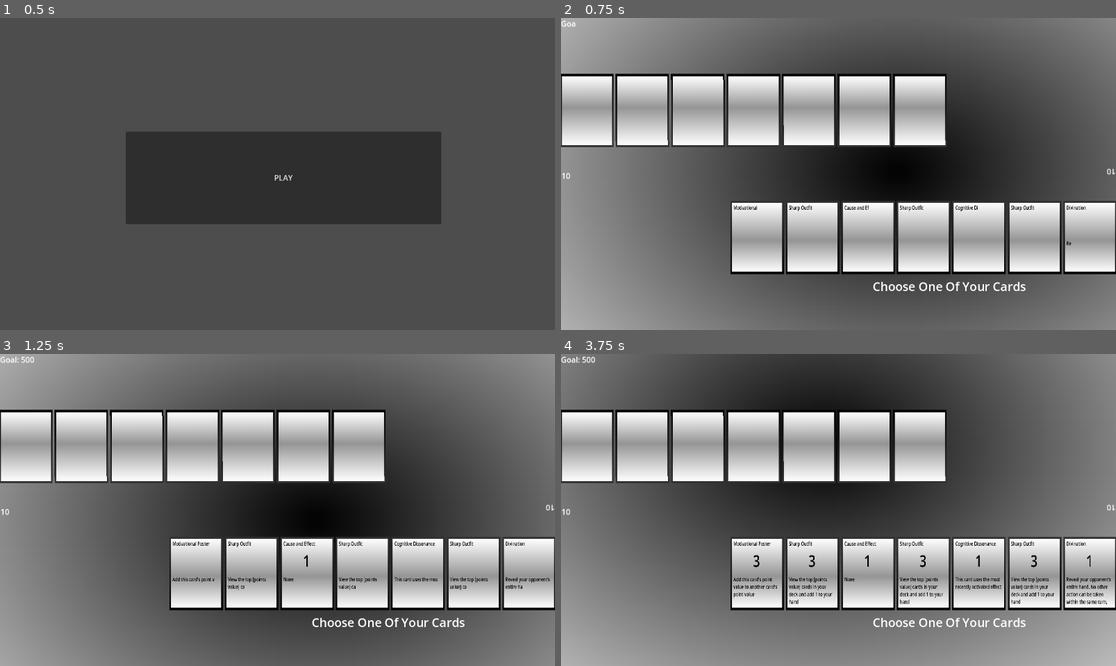
Above: before the commit, frames 1-4 (two rows, left to right).
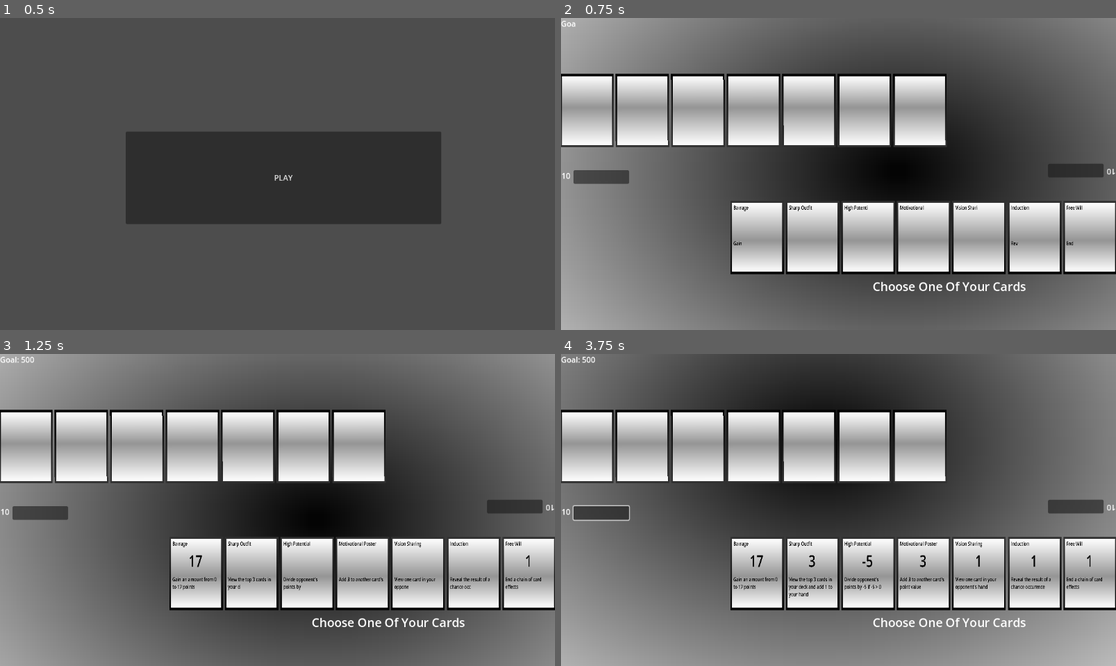
Above: after the commit, the same moments.

Repository: Odeguy/cardgameagain
Game: Godot game, scene res://menu.tscn
Same seed, same stepped clock (60 frames per second), same inputs: the game is played once before the commit and once after it.
Inputs (mouse positions are in pixels of both pictures, inside the frame that each line leads up to):
- Up to frame 1 (0.5 s): no input
- Up to frame 2 (0.75 s): click "PLAY" at 0.5 s
- Up to frame 3 (1.25 s): no input
- Up to frame 4 (3.75 s): click (599, 513) at 1.27 s; click (599, 513) at 2.02 s; click (599, 513) at 2.77 s; tap Enter at 3.5 s; move the mouse to (960, 494) at 3.52 s; click (960, 494) at 3.67 s

Frame 1 is identical in both runs. In frame 2, 1.1% of the frame differs, in the area x 2-98%, y 46-73%; in frame 3, 1.8%; in frame 4, 2.5%, in the area x 2-100%, y 46-81%.

Commit message:
big changes

Diff:
--- a/card_script.gd
+++ b/card_script.gd
@@ -94,16 +94,19 @@
 	$Body/Front/EffectLabel.clear()
 	$Body/Front/PointsLabel.clear()
 	re_push()
+	var effect_with_int = effect #effect but [points value] is replaced with the actual number
+	while effect_with_int.find("[points value]") != -1:
+		effect_with_int = effect_with_int.substr(0, effect_with_int.find("[points value]")) + str(points) + effect_with_int.substr(effect_with_int.find("[points value]") + "[points value]".length())
 	if gradually:
 		loaded = false
 		for char in card_name:
 			$Body/Front/NameLabel.append_text(char)
 			await get_tree().create_timer(text_time / card_name.length()).timeout
-		for char in effect:
+		for char in effect_with_int:
 			$Body/Front/EffectLabel.append_text(char)
 			await get_tree().create_timer(text_time / effect.length()).timeout
 	else:
 		$Body/Front/NameLabel.append_text(card_name)
-		$Body/Front/EffectLabel.append_text(effect)
+		$Body/Front/EffectLabel.append_text(effect_with_int)
 	$Body/Front/PointsLabel.append_text(str(points))
 	loaded = true
--- a/cards.json
+++ b/cards.json
@@ -7,7 +7,7 @@
 		},
 		{
 			"name": "Pyrrhic Victory",
-			"effect": "Divide your opponents points by this card's own points, and reduce your own points to zero",
+			"effect": "Divide your opponents points by [points value], and reduce your own points to zero",
 			"points": 2
 		},
 		{
@@ -17,8 +17,8 @@
 		},
 		{
 			"name": "Onyx Blade",
-			"effect": "This card's point value cannot be changed",
-			"points": 1
+			"effect": "Gain [points value] points. This card's point value cannot be changed",
+			"points": 10
 		},
 		{
 			"name": "Restoring Flame",
@@ -51,11 +51,6 @@
 			"points": 1
 		},
 		{
-			"name": "Cause and Effect",
-			"effect": "None",
-			"points": 1
-		},
-		{
 			"name": "Free Will",
 			"effect": "End a chain of card effects",
 			"points": 1
@@ -72,13 +67,8 @@
 		},
 		{
 			"name": "Motivational Poster",
-			"effect": "Add this card's point value to another card's point value",
+			"effect": "Add [points value] to another card's point value",
 			"points": 3
-		},
-		{
-			"name": "Rousing Speech",
-			"effect": "None",
-			"points": 1
 		},
 		{
 			"name": "Sharp Outfit",
@@ -89,6 +79,31 @@
 			"name": "Cognitive Dissonance",
 			"effect": "This card uses the most recently activated effect",
 			"points": 1
+		},
+		{
+			"name": "Outrage",
+			"effect": "Gain [points value] points, Opponent loses [points value] points",
+			"points": 8
+		},
+		{
+			"name": "Heart Attack",
+			"effect": "Opponent loses [points value] points",
+			"points": 13
+		},
+		{
+			"name": "Barrage",
+			"effect": "Gain an amount from 0 to [points value] points",
+			"points": 17
+		},
+		{
+			"name": "High Potential",
+			"effect": "Divide opponent's points by [points value] if [points value] > 0",
+			"points": -5
+		},
+		{
+			"name": "Surging Flame",
+			"effect": "Multiply points by [points value]",
+			"points": 3
 		}
 	]
 }
--- a/game_script.gd
+++ b/game_script.gd
@@ -17,6 +17,7 @@
 var screen_size = get_viewport_rect().size
 var probability = 1  #multiplier of chance occurences
 var altered_probability_turns = 0
+var last_effect
 
 #initializes a new game
 func _ready():
@@ -31,9 +32,8 @@
 	add_child(player)
 	add_child(opponent)
 	for i in range(14):
-		player.add_to_deck(random_card())
-		player.add_to_deck(create_card(16))
-		opponent.add_to_deck(random_card())
+		player.add_to_deck(create_random_card())
+		opponent.add_to_deck(create_random_card())
 	opponent.switch_side()
 	for i in range(7):
 		player.draw_card()
@@ -57,7 +57,7 @@
 	new_card.set_font_size(50)
 	return new_card
 
-func random_card() -> Object:
+func create_random_card() -> Object:
 	var new_card = card_scene.instantiate()
 	var num = randi() % cards["cards"].size()
 	new_card.set_card_name(cards["cards"][num]["name"])
@@ -70,28 +70,34 @@
 func play():
 	new_turn()
 	turn_count += 1
-	if turn:
-		if turn_count > 2: player.draw_card()
-		await choose_card()
-		var points = player.get_card_points(chosen_card)
-		var card = player.play_card(chosen_card)
-		await card_effect(card, points, player, opponent)
-	else:
-		if turn_count > 2:
+	for i in range(3): #3 plays
+		if turn:
+			if turn_count > 2: player.draw_card()
+			#if x: break
+			await choose_card()
+			var points = player.get_card_points(chosen_card)
+			var card = player.play_card(chosen_card)
+			await card_effect(card, points, player, opponent)
+		else:
+			if turn_count > 2:
+				await get_tree().create_timer(0.5).timeout
+				opponent.draw_card()
 			await get_tree().create_timer(0.5).timeout
-			opponent.draw_card()
-		await get_tree().create_timer(0.5).timeout
-		var random_card = opponent.hand.get(randi() % opponent.hand.size())
-		var points = opponent.get_card_points(random_card)
-		var card = await opponent.play_card(random_card)
-		await card_effect(card, points, opponent, player)
-	if player.points == points_goal or opponent.points == points_goal:
-		gameover = true
-	if player.hand.size() == 0 and player.deck.size() == 0 or opponent.hand.size() == 0 and opponent.hand.size() == 0:
-		gameover = true
+			var random_card = random_opponent_card()
+			var points = opponent.get_card_points(random_card)
+			var card = await opponent.play_card(random_card)
+			await card_effect(card, points, opponent, player)
+		if player.points == points_goal or opponent.points == points_goal:
+			gameover = true
+		if player.hand.size() == 0 and player.deck.size() == 0 or opponent.hand.size() == 0 and opponent.hand.size() == 0:
+			gameover = true
 	turn = !turn
 	if !gameover:
 		play()
+
+func random_opponent_card() -> Object:
+	var rand_card = opponent.hand.get(randi() % opponent.hand.size())
+	return rand_card
 
 func card_effect(card, points, sender, reciever):
 	match card.get_card_name():
@@ -107,22 +113,22 @@
 		"Restoring Flame":
 			sender.restore_points_to_peak()
 		"Reckless Gamble":
-			if turn: #MUST BE ADDRESSED
-				await choose_card()
-				if chance_occurence(0.4): sender.change_card_points(chosen_card, 2, "multiply")
-				else:
-					player.play_card(chosen_card)
+			var selection
+			if turn: selection = await choose_card()
+			else: selection = random_opponent_card()
+			if chance_occurence(0.4): sender.change_card_points(selection, 2, "multiply")
+			else:
+				sender.play_card(selection)
 		"Divination":
-			opponent.reveal_hand()
+			if turn: opponent.reveal_hand() #Right now this does nothing for the opponent
 		"Vision Sharing":
-			if turn: #MUST BE ADDRESSED
+			if turn: #Right now this does nothing for the opponent
 				await choose_opponent_card()
-				opponent.reveal_card(chosen_opponent_card)
+				highlight_card(chosen_opponent_card)
 		"Induction":
 			print("Later")
 		"Deduction":
-			if turn: #MUST BE ADDRESSED
-				highlight_card(opponent.deck.get(0))
+			if turn: highlight_card(opponent.deck.get(0)) #Right now this does nothing for the opponent
 		"Cause and Effect":
 			print("Later")
 		"Free Will":
@@ -132,15 +138,33 @@
 		"Luck Streak":
 			set_probability(2, 5)
 		"Motivational Poster":
-			await choose_card()
-			sender.change_card_points(chosen_card, points, "add") #this method makes sure card is refreshed
+			var selection
+			if turn: selection = await choose_card()
+			else: selection = random_opponent_card()
+			sender.change_card_points(selection, points, "add") #this method makes sure card is refreshed
 		"Rousing Speech":
 			print("Later")
 		"Sharp Outfit":
-			if turn: #MUST BE ADDRESSED
+			if turn:
 				await choose_card_from_deck(sender, points)
+			else:
+				sender.hand.append(sender.deck.pop_at(randi() % 3))
 		"Cognitive Dissonance":
-			pass
+			if last_effect != null:
+				card.set_card_name(last_effect)
+				print(card.get_card_name())
+				card_effect(card, points, sender, reciever)
+		"Outrage":
+			sender.add_points(points)
+			reciever.subtract_points(points)
+		"Heart Attack":
+			reciever.subtract_points(points)
+		"Barrage":
+			sender.add_points(randi() % points)
+		"High Potential":
+			if points > 0: reciever.divide_points(points)
+
+	if card.get_card_name() != "Cognitive Dissonance": last_effect = card.get_card_name()
 	sender.refresh_points()
 	reciever.refresh_points()
 
@@ -229,8 +253,9 @@
 	var start = playing.area_size.x / 5
 	var increment = playing.area_size.x * 4 / 5 / (cards + 1)
 	var increments = 1
-	for i in range(0, cards - 1):
+	for i in range(0, cards):
 		var card = playing.deck.get(i)
+		if card == null: break
 		card.position.x = (start + increment * increments + card.get_size().x / 2)
 		card.position.y = playing.area_size.y * 4 / 3
 		card.z_index = increments
--- a/table.tscn
+++ b/table.tscn
@@ -20,3 +20,7 @@
 [node name="Points" type="RichTextLabel" parent="Area"]
 offset_right = 40.0
 offset_bottom = 40.0
+
+[node name="EndTurnButton" type="Button" parent="Area"]
+offset_right = 8.0
+offset_bottom = 8.0
--- a/table_script.gd
+++ b/table_script.gd
@@ -26,6 +26,9 @@
 	$Area.position.y = screen_size.y - $Area/Shape.shape.size.y * 0.5
 	$Area/Points.set_position($Area/Shape.position - ($Area/Shape.shape.size / 2))
 	$Area/Points.set_size(Vector2(area_size.x / 8, area_size.y / 12))
+	$Area/EndTurnButton.set_position($Area/Shape.position - ($Area/Shape.shape.size / 2))
+	$Area/EndTurnButton.position.x += 25
+	$Area/EndTurnButton.set_size(Vector2(area_size.x / 10, area_size.y / 12))
 	refresh_points()
 	points_history.append(points)
 
